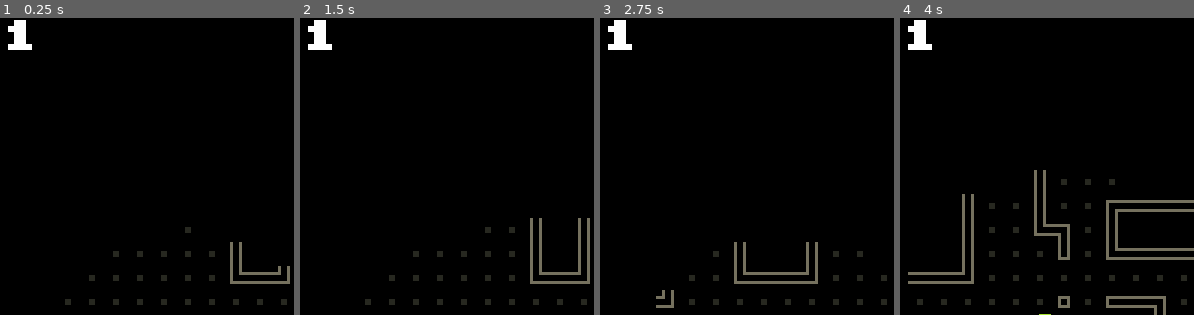
Above: before the commit, frames 1-4 (left to right).
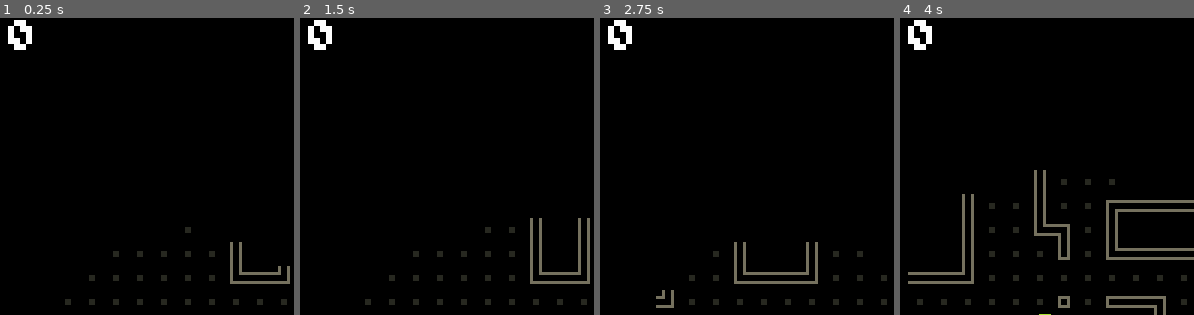
Above: after the commit, the same moments.

Repository: youssefevan/uncc-jam-spring-2024
Game: Godot game, scene res://scenes/world.tscn
The game is run twice, just before and just after one commit, with the same random seed, the same clock (stepped at 60 frames per second) and the same inputs.
Inputs:
- Up to frame 1 (0.25 s): no input
- Up to frame 2 (1.5 s): tap Enter at 0.5 s; hold D (right) 0.53-1.28 s; hold E (attack) 0.53-1.28 s; hold S (down) from 1.28 s (still down); tap E (attack) at 1.35 s
- Up to frame 3 (2.75 s): tap R (restart) at 2 s; release S (down) at 2.03 s; hold D (right) from 2.03 s (still down); hold E (attack) from 2.03 s (still down)
- Up to frame 4 (4 s): tap R (restart) at 2.75 s; release D (right) at 2.78 s; release E (attack) at 2.78 s; hold W (up) 2.78-3.53 s; tap E (attack) at 2.85 s; hold A (left) from 3.53 s (still down); hold E (attack) from 3.53 s (still down)
The pictures show only the part of the screen within x 29-79%, y 1-51%; the shares and areas given below are measured in that part.

The runs differ from the first frame. In frame 1, 0.5% of the frame differs, in the area x 2-11%, y 2-11%; in frame 2, 0.5%; in frame 3, 0.5%; in frame 4, 0.5%.

Commit message:
added level transition

Diff:
--- a/UNCC Spring Jam 2024/scenes/entities/player.tscn
+++ b/UNCC Spring Jam 2024/scenes/entities/player.tscn
@@ -65,7 +65,7 @@
 offset_right = 46.0
 offset_bottom = 20.0
 theme_override_fonts/font = ExtResource("3_eia0n")
-text = "1"
+text = "0"
 
 [node name="Coins" type="Sprite2D" parent="CanvasLayer/Control"]
 position = Vector2(52, 12)
@@ -79,10 +79,11 @@
 layout_mode = 0
 offset_left = 64.0
 offset_top = 4.0
-offset_right = 100.0
+offset_right = 120.0
 offset_bottom = 20.0
 theme_override_fonts/font = ExtResource("3_eia0n")
-text = "1"
+text = "0
+"
 
 [connection signal="area_entered" from="." to="." method="_on_area_entered"]
 [connection signal="area_entered" from="VisionCone" to="." method="_on_vision_cone_area_entered"]
--- /dev/null
+++ b/UNCC Spring Jam 2024/scenes/level_transition.tscn
@@ -0,0 +1,127 @@
+[gd_scene load_steps=5 format=3 uid="uid://c35it0t1xy2bh"]
+
+[ext_resource type="FontFile" uid="uid://bx5ihofp77q4g" path="res://CCFONT.TTF" id="1_ngw45"]
+[ext_resource type="Script" path="res://scripts/level_transition.gd" id="1_wmp31"]
+[ext_resource type="Texture2D" uid="uid://da0cs5cv0dogq" path="res://sprites/pyramid.png" id="2_3miwr"]
+[ext_resource type="Texture2D" uid="uid://dohi4lypfryv7" path="res://sprites/tilemap.png" id="3_8wjvk"]
+
+[node name="LevelTransition" type="Control"]
+layout_mode = 3
+anchors_preset = 0
+offset_top = -18.0
+offset_bottom = -18.0
+script = ExtResource("1_wmp31")
+
+[node name="Text2" type="Label" parent="."]
+layout_mode = 0
+offset_top = 192.0
+offset_right = 256.0
+offset_bottom = 208.0
+theme_override_colors/font_color = Color(0.498039, 0.482353, 0.411765, 1)
+theme_override_fonts/font = ExtResource("1_ngw45")
+theme_override_font_sizes/font_size = 16
+text = "Level Down"
+horizontal_alignment = 1
+
+[node name="Text" type="Label" parent="."]
+layout_mode = 0
+offset_top = 193.0
+offset_right = 256.0
+offset_bottom = 209.0
+theme_override_fonts/font = ExtResource("1_ngw45")
+theme_override_font_sizes/font_size = 16
+text = "Level Down"
+horizontal_alignment = 1
+
+[node name="Pyramid" type="Sprite2D" parent="."]
+clip_children = 2
+position = Vector2(128, 132)
+texture = ExtResource("2_3miwr")
+
+[node name="Level1" type="ColorRect" parent="Pyramid"]
+offset_left = -16.0
+offset_top = -52.0
+offset_right = 16.0
+offset_bottom = -36.0
+color = Color(0.976471, 0.14902, 0.447059, 1)
+
+[node name="Level2" type="ColorRect" parent="Pyramid"]
+offset_left = -24.0
+offset_top = -36.0
+offset_right = 24.0
+offset_bottom = -28.0
+color = Color(0.976471, 0.14902, 0.447059, 1)
+
+[node name="Level3" type="ColorRect" parent="Pyramid"]
+offset_left = -32.0
+offset_top = -28.0
+offset_right = 32.0
+offset_bottom = -20.0
+color = Color(0.976471, 0.14902, 0.447059, 1)
+
+[node name="Level4" type="ColorRect" parent="Pyramid"]
+offset_left = -40.0
+offset_top = -20.0
+offset_right = 40.0
+offset_bottom = -12.0
+color = Color(0.976471, 0.14902, 0.447059, 1)
+
+[node name="Level5" type="ColorRect" parent="Pyramid"]
+offset_left = -48.0
+offset_top = -12.0
+offset_right = 48.0
+offset_bottom = -4.0
+color = Color(0.976471, 0.14902, 0.447059, 1)
+
+[node name="Level6" type="ColorRect" parent="Pyramid"]
+offset_left = -56.0
+offset_top = -4.0
+offset_right = 56.0
+offset_bottom = 4.0
+color = Color(0.976471, 0.14902, 0.447059, 1)
+
+[node name="Level7" type="ColorRect" parent="Pyramid"]
+offset_left = -64.0
+offset_top = 4.0
+offset_right = 64.0
+offset_bottom = 12.0
+color = Color(0.976471, 0.14902, 0.447059, 1)
+
+[node name="Level8" type="ColorRect" parent="Pyramid"]
+offset_left = -72.0
+offset_top = 12.0
+offset_right = 72.0
+offset_bottom = 20.0
+color = Color(0.976471, 0.14902, 0.447059, 1)
+
+[node name="Level9" type="ColorRect" parent="Pyramid"]
+offset_left = -80.0
+offset_top = 20.0
+offset_right = 80.0
+offset_bottom = 28.0
+color = Color(0.976471, 0.14902, 0.447059, 1)
+
+[node name="Level10" type="ColorRect" parent="Pyramid"]
+offset_left = -88.0
+offset_top = 28.0
+offset_right = 88.0
+offset_bottom = 36.0
+color = Color(0.976471, 0.14902, 0.447059, 1)
+
+[node name="Level11" type="ColorRect" parent="Pyramid"]
+offset_left = -96.0
+offset_top = 36.0
+offset_right = 96.0
+offset_bottom = 44.0
+color = Color(0.976471, 0.14902, 0.447059, 1)
+
+[node name="Level12" type="ColorRect" parent="Pyramid"]
+offset_left = -104.0
+offset_top = 44.0
+offset_right = 104.0
+offset_bottom = 52.0
+color = Color(0.976471, 0.14902, 0.447059, 1)
+
+[node name="Sprite2D" type="Sprite2D" parent="."]
+position = Vector2(-48, 114)
+texture = ExtResource("3_8wjvk")
--- a/UNCC Spring Jam 2024/scripts/entities/player.gd
+++ b/UNCC Spring Jam 2024/scripts/entities/player.gd
@@ -27,6 +27,10 @@
 	has_attack = Global.player_has_attack
 	has_key = false
 	$CanvasLayer/Control/HealthText.text = str(health)
+	if has_attack:
+		$Sprite.frame = 54
+	else:
+		$Sprite.frame = 36
 
 var inputs = {"right": Vector2.RIGHT,
 			"left": Vector2.LEFT,
@@ -110,11 +114,13 @@
 			Global.player_coins = coins
 			Global.player_has_attack = has_attack
 
+			get_tree().change_scene_to_file("res://scenes/level_transition.tscn")
+
 func create_attack():
 	has_attack = false
 	$Sprite.frame = 36
 	var attack = attack_scene.instantiate()
-	get_tree().get_root().add_child(attack)
+	get_parent().add_child(attack)
 	attack.player_info(self, last_move)
 	attack.global_position = global_position + last_move * tile_size
 
--- a/UNCC Spring Jam 2024/scripts/global.gd
+++ b/UNCC Spring Jam 2024/scripts/global.gd
@@ -3,3 +3,5 @@
 var player_health := 4
 var player_coins := 0
 var player_has_attack := false
+
+var level := 0
--- /dev/null
+++ b/UNCC Spring Jam 2024/scripts/level_transition.gd
@@ -0,0 +1,34 @@
+extends Control
+
+func _ready():
+	Global.level += 1
+
+	for i in $Pyramid.get_children():
+		i.visible = false
+
+	animate()
+
+func animate():
+	for i in range(0, Global.level):
+		$Pyramid.get_children()[i].visible = true
+
+	$Pyramid.get_children()[Global.level-1].visible = true
+	await get_tree().create_timer(0.3).timeout
+	$Pyramid.get_children()[Global.level-1].visible = false
+	await get_tree().create_timer(0.3).timeout
+	$Pyramid.get_children()[Global.level-1].visible = true
+	await get_tree().create_timer(0.3).timeout
+	$Pyramid.get_children()[Global.level-1].visible = false
+	await get_tree().create_timer(0.3).timeout
+	$Pyramid.get_children()[Global.level-1].visible = true
+	await get_tree().create_timer(0.3).timeout
+	$Pyramid.get_children()[Global.level-1].visible = false
+	await get_tree().create_timer(0.3).timeout
+	$Pyramid.get_children()[Global.level-1].visible = true
+	await get_tree().create_timer(0.3).timeout
+	$Pyramid.get_children()[Global.level-1].visible = false
+	await get_tree().create_timer(0.3).timeout
+	$Pyramid.get_children()[Global.level-1].visible = true
+	await get_tree().create_timer(2).timeout
+
+	get_tree().change_scene_to_file("res://scenes/world.tscn")
Binary file added: UNCC Spring Jam 2024/sprites/pyramid.png
Not shown, added: UNCC Spring Jam 2024/sprites/pyramid.png.import
